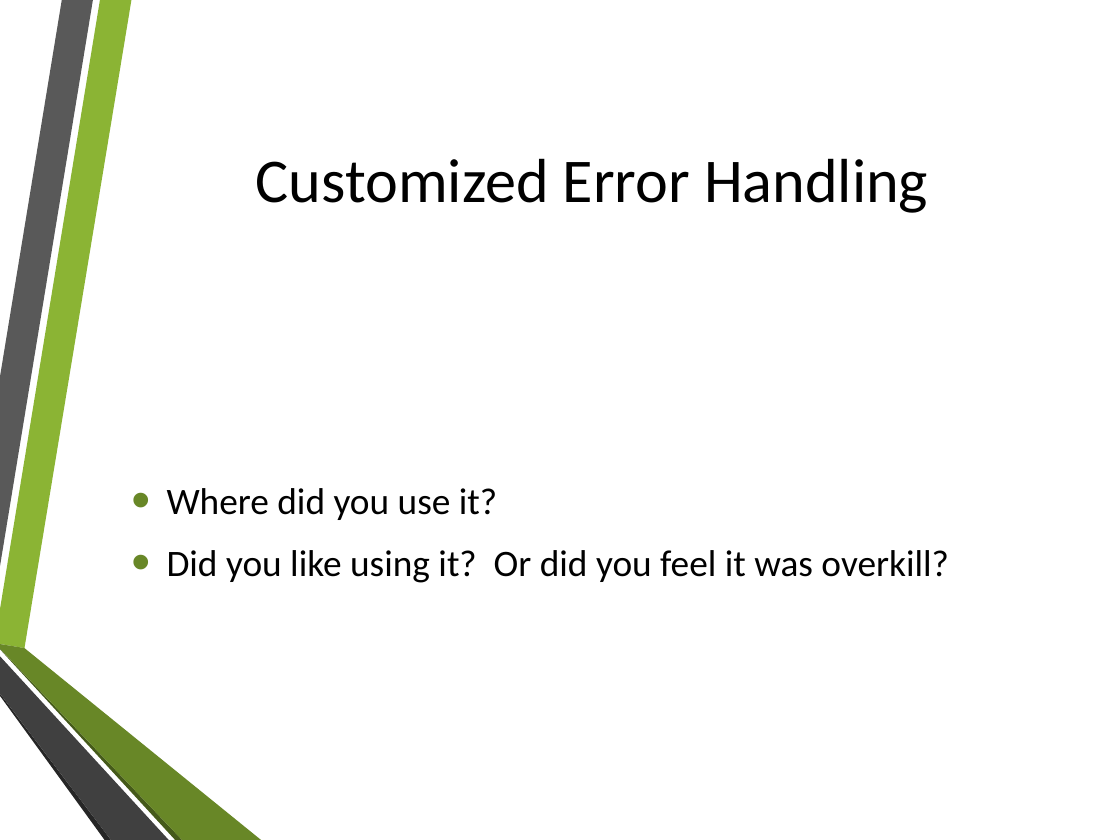
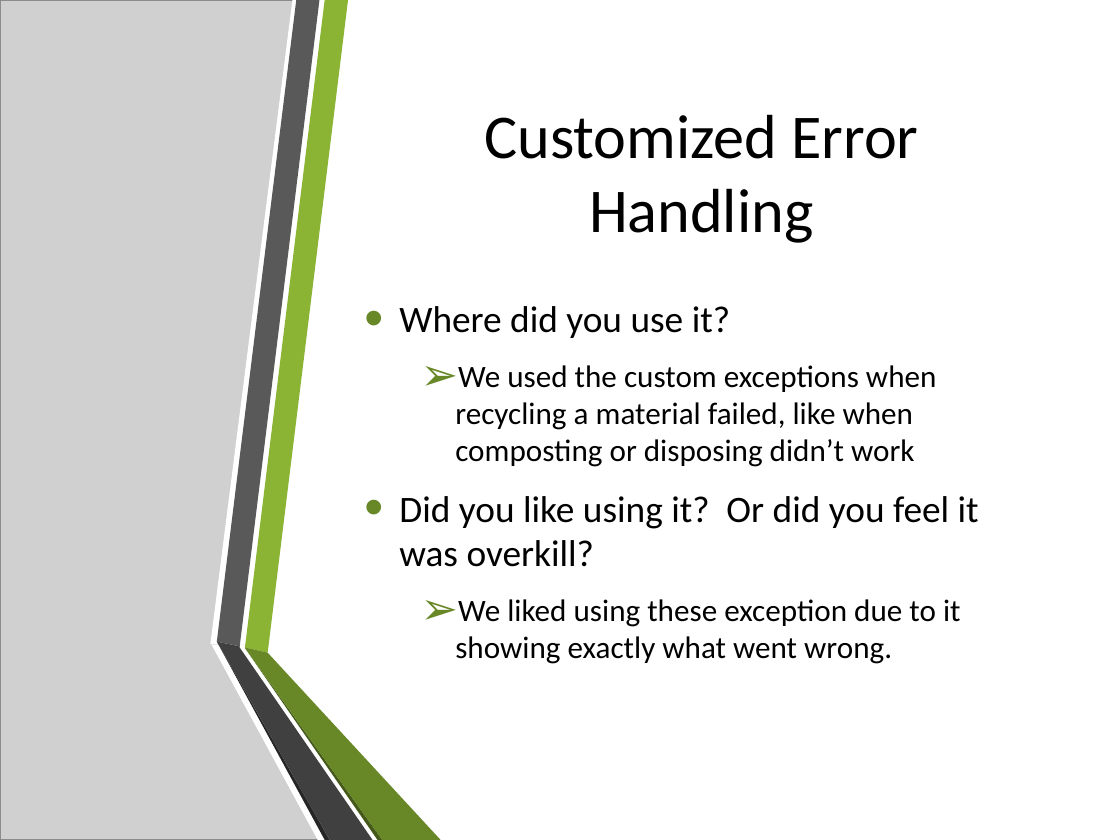
Before and after one commit to clampett/recycling-aid, a slide deck: slide 8 of Recycling Aid Presentation.pptx. Drawn at 1120x840 pixels with LibreOffice and Linux fonts; fonts in the diff are those of the drawing; grey boxes stand for pictures; background and template pictures are left out. Boxes give left, top, right and bottom in pixels: in the first picture for what was removed or moved away, otherwise in the second. Text is boxed around its words. In the diff, an @@ line names an element or a change of style, - is before the commit and + after.

```diff
--- a/Recycling Aid Presentation.pptx
+++ b/Recycling Aid Presentation.pptx
@@ rectangle added at (x1=0, y1=0, x2=1120, y2=840), fill #FFFFFF @@
@@ picture added at (x1=0, y1=0, x2=435, y2=840) @@
@@ freeform shape added at (x1=211, y1=0, x2=450, y2=648), fill #FFFFFF @@
@@ title "Customized Error Handling" rewrapped from (x1=256, y1=158, x2=928, y2=213) to (x1=484, y1=114, x2=918, y2=243) @@
@@ text "Where did you use it?" moved from (x1=167, y1=488, x2=949, y2=583) to (x1=399, y1=306, x2=979, y2=664) @@
@@ text at (x1=455, y1=365, x2=936, y2=467): paragraph added @@
+  ➢ We used the custom exceptions when recycling a material failed, like when composting or disposing didn’t work
@@ text at (x1=455, y1=599, x2=961, y2=664): paragraph added @@
+  ➢ We liked using these exception due to it showing exactly what went wrong.
@@ freeform shape added at (x1=212, y1=644, x2=442, y2=840), fill #FFFFFF @@
@@ group added at (x1=217, y1=0, x2=441, y2=840): 6 freeform shapes @@
```
Also in this commit, not shown: 9 other slides changed, 1 slide added, 1 slide removed.
